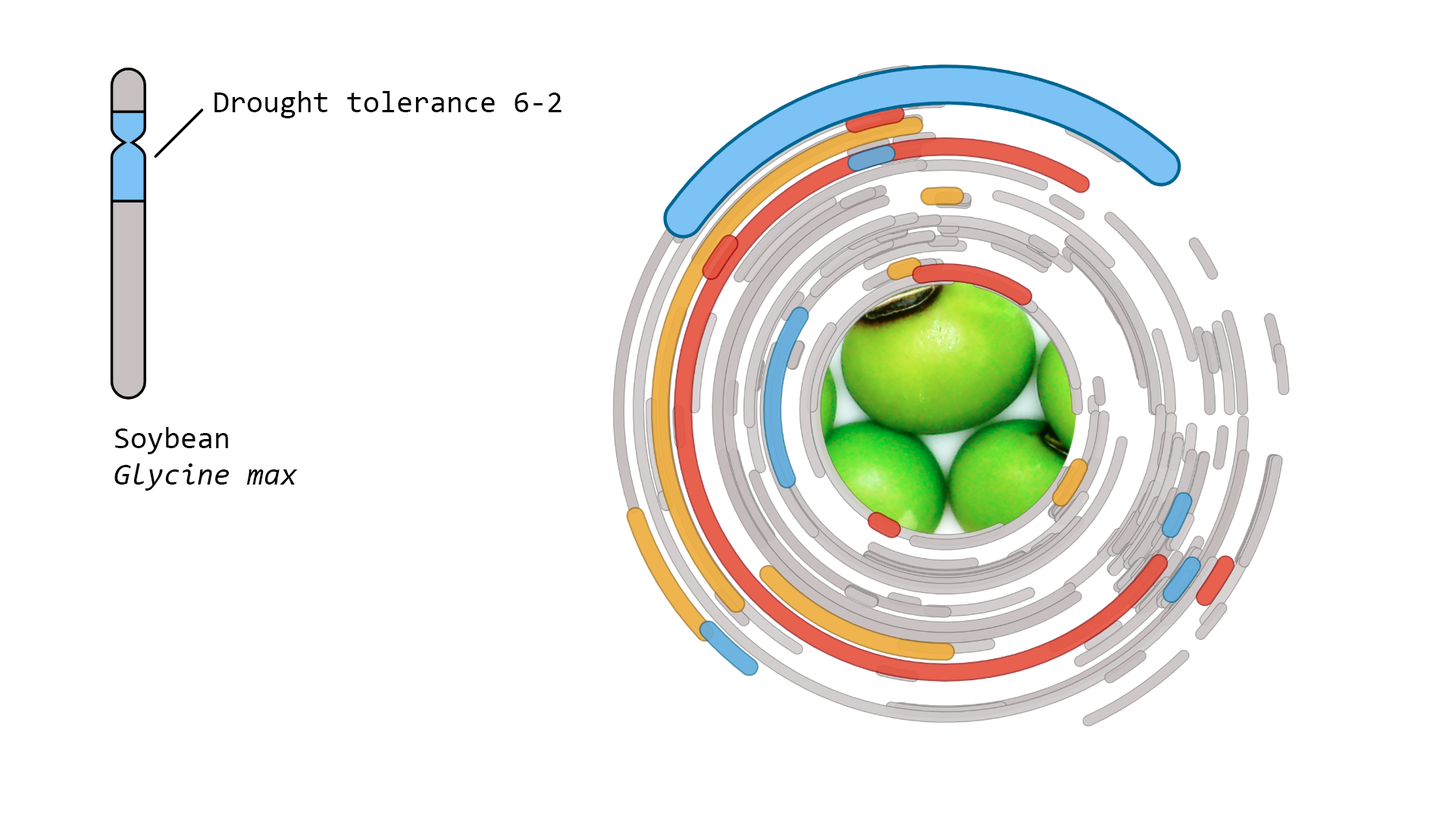
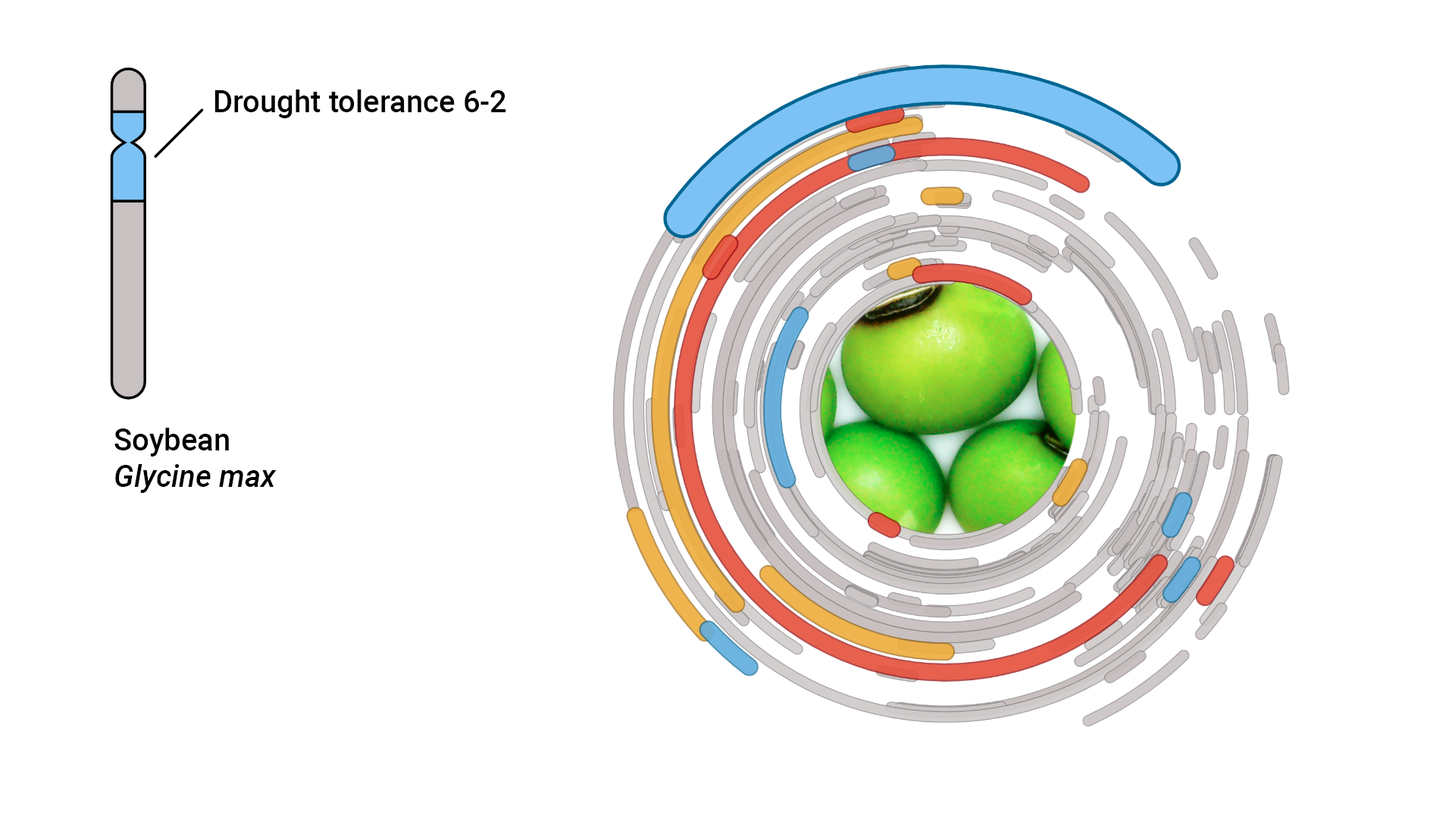
Layers edited between the first and the second (1455, 819) image:
painted on "Drought tolerance 6-2" (1st of 2, in "Group 1") over (x1=214, y1=89, x2=562, y2=119)
painted on "Soybean Glycine max" over (x1=114, y1=426, x2=298, y2=493)
